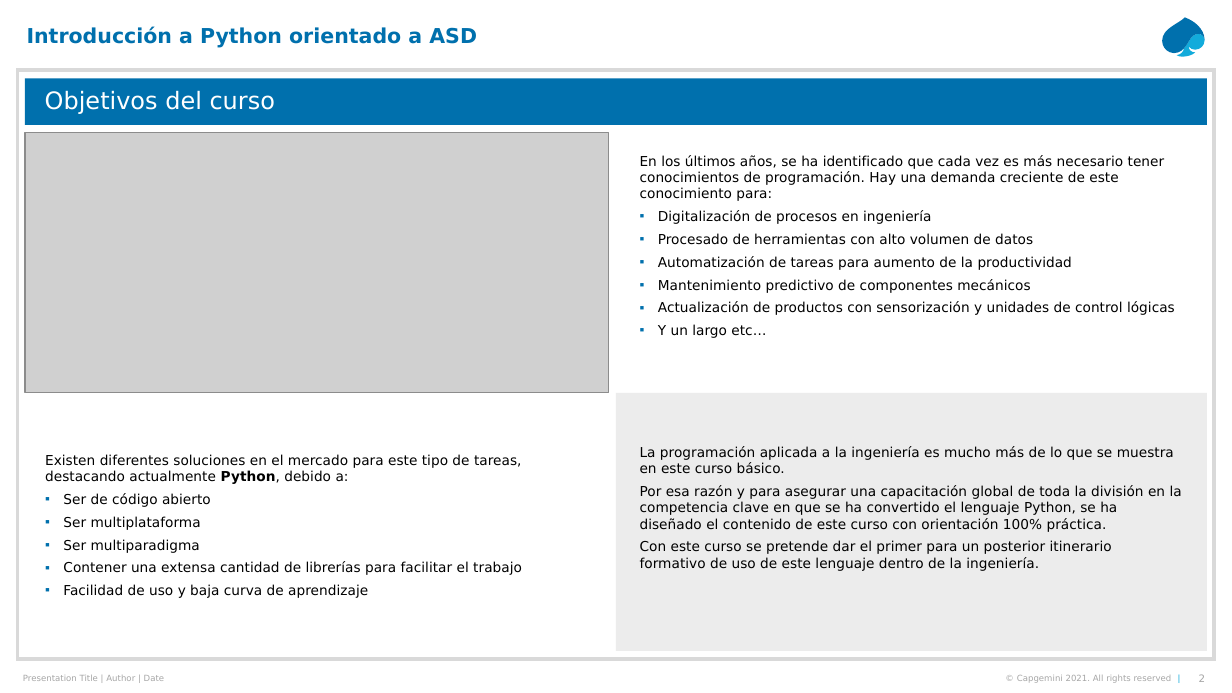
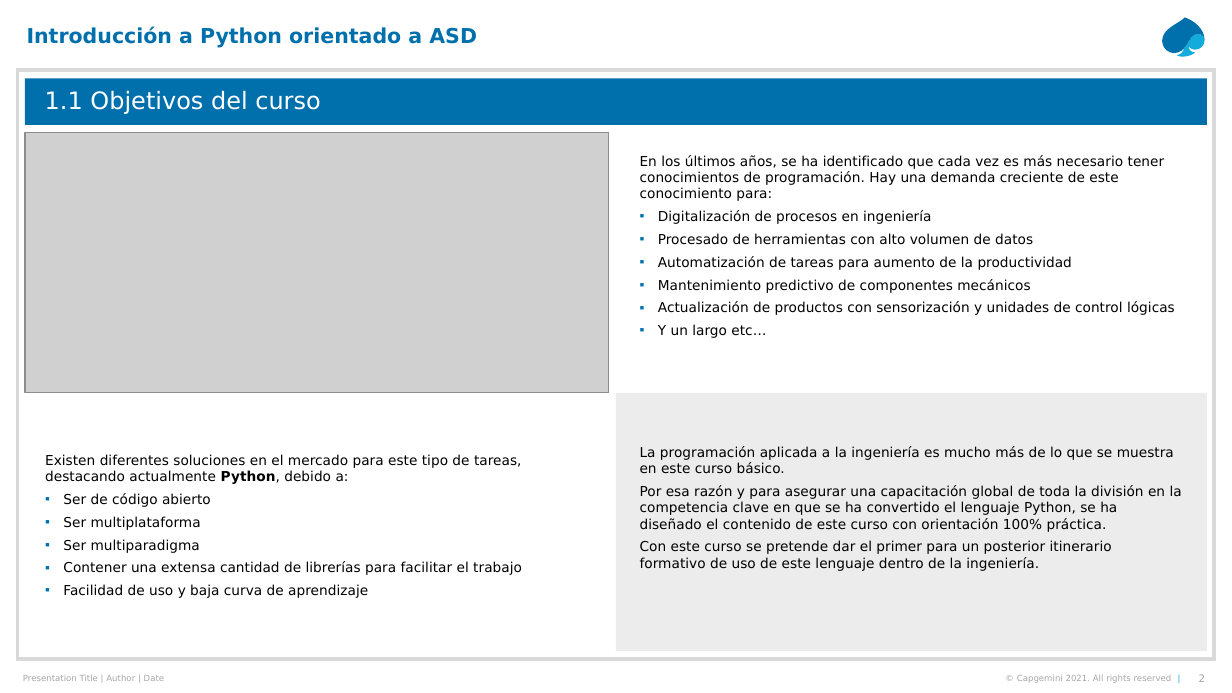
Before and after one commit to jacandau/introduccion-python, a slide deck: slide 2 of presentaciones/01-Introducción.pptx. Drawn at 1232x693 pixels with LibreOffice and Linux fonts; fonts in the diff are those of the drawing; grey boxes stand for pictures. Boxes give left, top, right and bottom in pixels: in the first picture for what was removed or moved away, otherwise in the second. Text is boxed around its words. In the diff, an @@ line names an element or a change of style, - is before the commit and + after.

```diff
--- a/presentaciones/01-Introducción.pptx
+++ b/presentaciones/01-Introducción.pptx
@@ title at bbox=[45, 90, 320, 114]: text changed @@
-Objetivos del curso
+1.1 Objetivos del curso
```
Also in this commit, not shown: 3 other slides changed, 3 other files.
